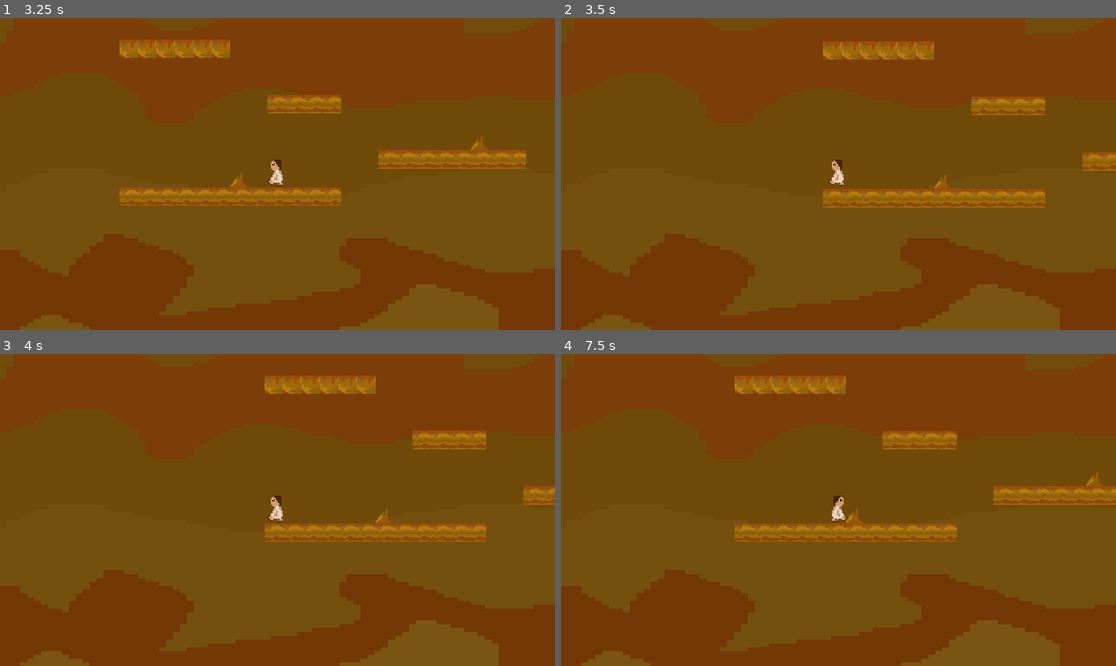
Above: before the commit, frames 1-4 (two rows, left to right).
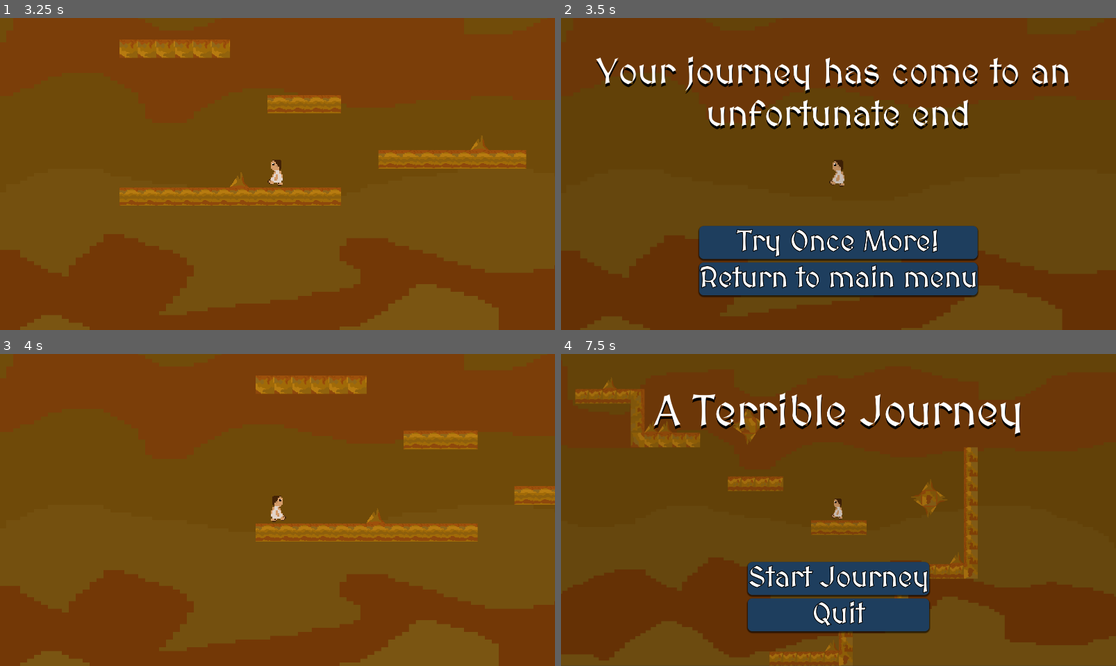
Above: after the commit, the same moments.

Repository: rebornrival/fall25
Game: Godot game, scene res://scenes/menus/mainMenu.tscn
Same seed, same stepped clock (60 frames per second), same inputs: the game is played once before the commit and once after it.
Inputs (mouse positions are in pixels of both pictures, inside the frame that each line leads up to):
- Up to frame 1 (3.25 s): click "Start Journey" at 0.5 s; tap Enter at 1.25 s; hold D (right) 1.28-2.78 s; tap Space (jump) at 1.52, 2.27 s; hold A (left) from 2.78 s (still down)
- Up to frame 2 (3.5 s): keep holding A (left)
- Up to frame 3 (4 s): release A (left) at 3.5 s; click (277, 578) at 3.5 s, where only the run after the commit has a clickable "Try Once More!"
- Up to frame 4 (7.5 s): tap Space (jump) at 4.25, 4.52, 5.27, 6.02 s; hold D (right) 4.28-5.78 s; hold A (left) 5.78-6.53 s; hold D (right) 6.53-7.25 s; click (838, 616) at 7.25 s, where only the run after the commit has a clickable "Return to main menu"

Frame 1 is identical in both runs. In frame 2, 21% of the frame differs, in the area x 2-100%, y 7-100%; in frame 3, 1.9%; in frame 4, 23%, in the area x 0-100%, y 6-100%.

Commit message:
We now have a game over screen which allows the player to either restart from level one or return back to the main menu

Diff:
--- a/fuckass-journey/scenes/levels/levelOne.tscn
+++ b/fuckass-journey/scenes/levels/levelOne.tscn
@@ -29,59 +29,12 @@
 0:2/0/physics_layer_0/polygon_0/points = PackedVector2Array(-2.621441, -7.221328, 0.14838219, -0.19784546, 3.01713, -12.662054, 16, 14.046967, 16, 16, -17.16302, 16.025412)
 1:2/0 = 0
 1:2/0/physics_layer_0/polygon_0/points = PackedVector2Array(1.8300629, -13.057743, 12.414749, -12.266365, 13.997505, -4.1547365, 13.206127, 2.5719795, 1.7311401, 6.6277943, -8.16109, 4.9461136, -9.842769, -2.9676695, -7.8643227, -8.60624)
-2:2/0 = 0
-3:2/0 = 0
-4:2/0 = 0
 0:3/0 = 0
 0:3/0/physics_layer_0/polygon_0/points = PackedVector2Array(-16, -16, 16, -16, 16, 16, -16, 16)
 1:3/0 = 0
 1:3/0/physics_layer_0/polygon_0/points = PackedVector2Array(-16, -16, 16, -16, 16, 16, -16, 16)
 2:3/0 = 0
 2:3/0/physics_layer_0/polygon_0/points = PackedVector2Array(-16, -16, 16, -16, 16, 16, -16, 16)
-3:3/0 = 0
-4:3/0 = 0
-0:4/0 = 0
-1:4/0 = 0
-2:4/0 = 0
-3:4/0 = 0
-5:0/0 = 0
-6:0/0 = 0
-7:0/0 = 0
-8:0/0 = 0
-9:0/0 = 0
-10:0/0 = 0
-5:1/0 = 0
-6:1/0 = 0
-7:1/0 = 0
-8:1/0 = 0
-9:1/0 = 0
-10:1/0 = 0
-5:2/0 = 0
-6:2/0 = 0
-7:2/0 = 0
-8:2/0 = 0
-9:2/0 = 0
-5:3/0 = 0
-6:3/0 = 0
-7:3/0 = 0
-8:3/0 = 0
-9:3/0 = 0
-0:5/0 = 0
-1:5/0 = 0
-2:5/0 = 0
-3:5/0 = 0
-0:6/0 = 0
-1:6/0 = 0
-2:6/0 = 0
-3:6/0 = 0
-4:6/0 = 0
-5:6/0 = 0
-0:7/0 = 0
-1:7/0 = 0
-2:7/0 = 0
-3:7/0 = 0
-4:7/0 = 0
-5:7/0 = 0
 
 [sub_resource type="TileSetAtlasSource" id="TileSetAtlasSource_mbilq"]
 texture = ExtResource("4_dpxsi")
@@ -131,57 +84,9 @@
 0:2/0 = 0
 0:2/0/physics_layer_0/polygon_0/points = PackedVector2Array(-3.943056, -6.659384, 0.087623596, -0.70098877, 2.3658333, -10.164322, 16, 16, -16, 16)
 1:2/0 = 0
-2:2/0 = 0
-3:2/0 = 0
-4:2/0 = 0
 0:3/0 = 0
 1:3/0 = 0
 2:3/0 = 0
-3:3/0 = 0
-4:3/0 = 0
-4:3/0/physics_layer_0/polygon_0/points = PackedVector2Array(-16, -16, 16, -16, 16, 16, -16, 16)
-0:4/0 = 0
-1:4/0 = 0
-2:4/0 = 0
-3:4/0 = 0
-5:0/0 = 0
-6:0/0 = 0
-7:0/0 = 0
-8:0/0 = 0
-9:0/0 = 0
-10:0/0 = 0
-5:1/0 = 0
-6:1/0 = 0
-7:1/0 = 0
-8:1/0 = 0
-9:1/0 = 0
-10:1/0 = 0
-5:2/0 = 0
-6:2/0 = 0
-7:2/0 = 0
-8:2/0 = 0
-9:2/0 = 0
-5:3/0 = 0
-6:3/0 = 0
-7:3/0 = 0
-8:3/0 = 0
-9:3/0 = 0
-0:5/0 = 0
-1:5/0 = 0
-2:5/0 = 0
-3:5/0 = 0
-0:6/0 = 0
-1:6/0 = 0
-2:6/0 = 0
-3:6/0 = 0
-4:6/0 = 0
-5:6/0 = 0
-0:7/0 = 0
-1:7/0 = 0
-2:7/0 = 0
-3:7/0 = 0
-4:7/0 = 0
-5:7/0 = 0
 
 [sub_resource type="TileSet" id="TileSet_dpxsi"]
 tile_size = Vector2i(32, 32)
--- a/fuckass-journey/scenes/levels/levelThree.tscn
+++ b/fuckass-journey/scenes/levels/levelThree.tscn
@@ -31,21 +31,12 @@
 0:2/0/physics_layer_0/polygon_0/points = PackedVector2Array(-2.621441, -7.221328, 0.14838219, -0.19784546, 3.01713, -12.662054, 16, 14.046967, 16, 16, -17.16302, 16.025412)
 1:2/0 = 0
 1:2/0/physics_layer_0/polygon_0/points = PackedVector2Array(1.8300629, -13.057743, 12.414749, -12.266365, 13.997505, -4.1547365, 13.206127, 2.5719795, 1.7311401, 6.6277943, -8.16109, 4.9461136, -9.842769, -2.9676695, -7.8643227, -8.60624)
-2:2/0 = 0
-3:2/0 = 0
-4:2/0 = 0
 0:3/0 = 0
 0:3/0/physics_layer_0/polygon_0/points = PackedVector2Array(-16, -16, 16, -16, 16, 16, -16, 16)
 1:3/0 = 0
 1:3/0/physics_layer_0/polygon_0/points = PackedVector2Array(-16, -16, 16, -16, 16, 16, -16, 16)
 2:3/0 = 0
 2:3/0/physics_layer_0/polygon_0/points = PackedVector2Array(-16, -16, 16, -16, 16, 16, -16, 16)
-3:3/0 = 0
-4:3/0 = 0
-0:4/0 = 0
-1:4/0 = 0
-2:4/0 = 0
-3:4/0 = 0
 
 [sub_resource type="TileSetAtlasSource" id="TileSetAtlasSource_mbilq"]
 texture = ExtResource("4_i4ldw")
@@ -96,19 +87,9 @@
 0:2/0/physics_layer_0/polygon_0/points = PackedVector2Array(-3.943056, -6.659384, 0.087623596, -0.70098877, 2.3658333, -10.164322, 16, 16, -16, 16)
 1:2/0 = 0
 1:2/0/physics_layer_0/polygon_0/points = PackedVector2Array(-7.973736, -8.937593, 0.087623596, -12.442532, 12.705402, -12.442532, 13.406387, -4.0306797, 11.829166, 3.8554306, -1.314354, 5.4326553, -9.901453, 1.7524681)
-2:2/0 = 0
-3:2/0 = 0
-4:2/0 = 0
 0:3/0 = 0
 1:3/0 = 0
 2:3/0 = 0
-3:3/0 = 0
-4:3/0 = 0
-4:3/0/physics_layer_0/polygon_0/points = PackedVector2Array(-16, -16, 16, -16, 16, 16, -16, 16)
-0:4/0 = 0
-1:4/0 = 0
-2:4/0 = 0
-3:4/0 = 0
 
 [sub_resource type="TileSet" id="TileSet_dpxsi"]
 tile_size = Vector2i(32, 32)
--- a/fuckass-journey/scenes/levels/levelTwo.tscn
+++ b/fuckass-journey/scenes/levels/levelTwo.tscn
@@ -30,21 +30,12 @@
 0:2/0/physics_layer_0/polygon_0/points = PackedVector2Array(-2.621441, -7.221328, 0.14838219, -0.19784546, 3.01713, -12.662054, 16, 14.046967, 16, 16, -17.16302, 16.025412)
 1:2/0 = 0
 1:2/0/physics_layer_0/polygon_0/points = PackedVector2Array(1.8300629, -13.057743, 12.414749, -12.266365, 13.997505, -4.1547365, 13.206127, 2.5719795, 1.7311401, 6.6277943, -8.16109, 4.9461136, -9.842769, -2.9676695, -7.8643227, -8.60624)
-2:2/0 = 0
-3:2/0 = 0
-4:2/0 = 0
 0:3/0 = 0
 0:3/0/physics_layer_0/polygon_0/points = PackedVector2Array(-16, -16, 16, -16, 16, 16, -16, 16)
 1:3/0 = 0
 1:3/0/physics_layer_0/polygon_0/points = PackedVector2Array(-16, -16, 16, -16, 16, 16, -16, 16)
 2:3/0 = 0
 2:3/0/physics_layer_0/polygon_0/points = PackedVector2Array(-16, -16, 16, -16, 16, 16, -16, 16)
-3:3/0 = 0
-4:3/0 = 0
-0:4/0 = 0
-1:4/0 = 0
-2:4/0 = 0
-3:4/0 = 0
 
 [sub_resource type="TileSetAtlasSource" id="TileSetAtlasSource_mbilq"]
 texture = ExtResource("4_04r6d")
@@ -94,19 +85,9 @@
 0:2/0 = 0
 0:2/0/physics_layer_0/polygon_0/points = PackedVector2Array(-3.943056, -6.659384, 0.087623596, -0.70098877, 2.3658333, -10.164322, 16, 16, -16, 16)
 1:2/0 = 0
-2:2/0 = 0
-3:2/0 = 0
-4:2/0 = 0
 0:3/0 = 0
 1:3/0 = 0
 2:3/0 = 0
-3:3/0 = 0
-4:3/0 = 0
-4:3/0/physics_layer_0/polygon_0/points = PackedVector2Array(-16, -16, 16, -16, 16, 16, -16, 16)
-0:4/0 = 0
-1:4/0 = 0
-2:4/0 = 0
-3:4/0 = 0
 
 [sub_resource type="TileSet" id="TileSet_dpxsi"]
 tile_size = Vector2i(32, 32)
--- /dev/null
+++ b/fuckass-journey/scenes/menus/gameOver.tscn
@@ -0,0 +1,125 @@
+[gd_scene load_steps=9 format=3 uid="uid://davbcvnd5bila"]
+
+[ext_resource type="Script" uid="uid://0ldcgmtm4m1s" path="res://scenes/menus/game_over.gd" id="1_iwshv"]
+[ext_resource type="FontFile" uid="uid://c5e1uwtbpdkhp" path="res://fonts/MedievalSharp-Regular.ttf" id="2_iwshv"]
+[ext_resource type="Texture2D" uid="uid://dh00xgjqphq16" path="res://assets/fuckassJourneyGameOverBackground.png" id="2_uwmcf"]
+
+[sub_resource type="StyleBoxTexture" id="StyleBoxTexture_uwmcf"]
+texture = ExtResource("2_uwmcf")
+modulate_color = Color(0.8819366, 0.8819366, 0.88193643, 1)
+
+[sub_resource type="StyleBoxFlat" id="StyleBoxFlat_er801"]
+bg_color = Color(0.118245445, 0.2416088, 0.36816975, 1)
+corner_radius_top_left = 16
+corner_radius_top_right = 16
+corner_radius_bottom_right = 16
+corner_radius_bottom_left = 16
+shadow_size = 5
+shadow_offset = Vector2(0, 3.5)
+
+[sub_resource type="StyleBoxFlat" id="StyleBoxFlat_1wa12"]
+bg_color = Color(0.028556215, 0.088628374, 0.1496, 1)
+corner_radius_top_left = 16
+corner_radius_top_right = 16
+corner_radius_bottom_right = 16
+corner_radius_bottom_left = 16
+shadow_size = 5
+shadow_offset = Vector2(0, 3.5)
+
+[sub_resource type="StyleBoxFlat" id="StyleBoxFlat_b08mx"]
+bg_color = Color(0.08009515, 0.1792598, 0.27833605, 1)
+corner_radius_top_left = 16
+corner_radius_top_right = 16
+corner_radius_bottom_right = 16
+corner_radius_bottom_left = 16
+shadow_size = 5
+shadow_offset = Vector2(0, 3.5)
+
+[sub_resource type="StyleBoxEmpty" id="StyleBoxEmpty_luokd"]
+
+[node name="GameOver" type="Control"]
+layout_mode = 3
+anchors_preset = 15
+anchor_right = 1.0
+anchor_bottom = 1.0
+grow_horizontal = 2
+grow_vertical = 2
+script = ExtResource("1_iwshv")
+
+[node name="Background" type="Panel" parent="."]
+layout_mode = 1
+anchors_preset = 15
+anchor_right = 1.0
+anchor_bottom = 1.0
+grow_horizontal = 2
+grow_vertical = 2
+theme_override_styles/panel = SubResource("StyleBoxTexture_uwmcf")
+
+[node name="MarginContainer" type="MarginContainer" parent="."]
+layout_mode = 1
+anchors_preset = 15
+anchor_right = 1.0
+anchor_bottom = 1.0
+grow_horizontal = 2
+grow_vertical = 2
+theme_override_constants/margin_left = 80
+theme_override_constants/margin_top = 120
+theme_override_constants/margin_right = 80
+theme_override_constants/margin_bottom = 120
+
+[node name="Title" type="Label" parent="MarginContainer"]
+layout_mode = 2
+size_flags_horizontal = 4
+size_flags_vertical = 0
+theme_override_colors/font_color = Color(1, 1, 1, 1)
+theme_override_colors/font_shadow_color = Color(0, 0, 0, 1)
+theme_override_colors/font_outline_color = Color(0, 0, 0, 1)
+theme_override_constants/shadow_offset_y = 10
+theme_override_constants/outline_size = 0
+theme_override_fonts/font = ExtResource("2_iwshv")
+theme_override_font_sizes/font_size = 125
+text = "Your journey has come to an
+unfortunate end"
+horizontal_alignment = 1
+
+[node name="VBoxContainer" type="VBoxContainer" parent="MarginContainer"]
+layout_mode = 2
+size_flags_horizontal = 4
+size_flags_vertical = 8
+theme_override_constants/separation = 12
+alignment = 1
+
+[node name="TryAgain" type="Button" parent="MarginContainer/VBoxContainer"]
+layout_mode = 2
+size_flags_vertical = 3
+theme_override_colors/font_color = Color(1, 1, 1, 1)
+theme_override_colors/font_focus_color = Color(1, 1, 1, 1)
+theme_override_colors/font_pressed_color = Color(1, 1, 1, 1)
+theme_override_colors/font_hover_color = Color(1, 1, 1, 1)
+theme_override_constants/outline_size = 10
+theme_override_fonts/font = ExtResource("2_iwshv")
+theme_override_font_sizes/font_size = 100
+theme_override_styles/normal = SubResource("StyleBoxFlat_er801")
+theme_override_styles/pressed = SubResource("StyleBoxFlat_1wa12")
+theme_override_styles/hover = SubResource("StyleBoxFlat_b08mx")
+theme_override_styles/focus = SubResource("StyleBoxEmpty_luokd")
+text = "Try Once More!"
+
+[node name="ReturnToMainMenu" type="Button" parent="MarginContainer/VBoxContainer"]
+layout_mode = 2
+size_flags_vertical = 3
+theme_override_colors/font_color = Color(1, 1, 1, 1)
+theme_override_colors/font_focus_color = Color(1, 1, 1, 1)
+theme_override_colors/font_pressed_color = Color(1, 1, 1, 1)
+theme_override_colors/font_hover_color = Color(1, 1, 1, 1)
+theme_override_constants/outline_size = 10
+theme_override_fonts/font = ExtResource("2_iwshv")
+theme_override_font_sizes/font_size = 100
+theme_override_styles/normal = SubResource("StyleBoxFlat_er801")
+theme_override_styles/pressed = SubResource("StyleBoxFlat_1wa12")
+theme_override_styles/hover = SubResource("StyleBoxFlat_b08mx")
+theme_override_styles/focus = SubResource("StyleBoxEmpty_luokd")
+text = "Return to main menu"
+
+[connection signal="pressed" from="MarginContainer/VBoxContainer/TryAgain" to="." method="_on_try_again_pressed"]
+[connection signal="pressed" from="MarginContainer/VBoxContainer/ReturnToMainMenu" to="." method="_on_return_to_main_menu_pressed"]
--- /dev/null
+++ b/fuckass-journey/scenes/menus/game_over.gd
@@ -0,0 +1,9 @@
+extends Control
+
+# Restarts game back to level one
+func _on_try_again_pressed() -> void:
+	get_tree().change_scene_to_file("res://scenes/levels/levelOne.tscn")
+
+# Brings player back to main menu
+func _on_return_to_main_menu_pressed() -> void:
+	get_tree().change_scene_to_file("res://scenes/menus/mainMenu.tscn")
--- a/fuckass-journey/scripts/roman_man.gd
+++ b/fuckass-journey/scripts/roman_man.gd
@@ -9,7 +9,9 @@
 
 # Brings Player to game over screen once killed
 func die() -> void:
-	get_tree().reload_current_scene()
+	# Uses call_deferred because Godot really doesn't like changing scenes while actively calculating physics
+	# Waits until Godot is "idle" to change scene.
+	get_tree().call_deferred("change_scene_to_file", ("res://scenes/menus/gameOver.tscn"))
 
 func _physics_process(delta: float) -> void:
 
Binary file added: fuckass-journey/assets/fuckassJourneyGameOverBackground.png
Not shown, added: fuckass-journey/assets/fuckassJourneyGameOverBackground.png.import
Not shown, added: fuckass-journey/scenes/menus/game_over.gd.uid
Not shown: 1 places in fuckass-journey/scenes/menus/game_over_screen.tscn that only renumber resources
